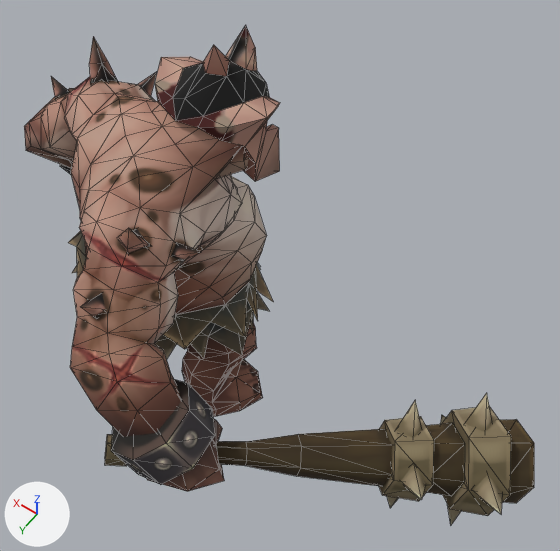
What one commit did to the OBJ model Resource/Boss02/Animation/Attack02/Attack02 (34).obj.
The view is the same before and after, from a 50 mm camera at (-246.0, 218.0, 483.0) aimed at (-88.0, -2.0, 137.0). Lighting does not change. The marker at lower left points along +X, +Y and +Z. Mesh edges are drawn as thin lines. Where no turn or scale is listed for an object, it has been applied to the vertices.

In view in the first picture: 'Cyclops01_W', 'Cyclops03'.
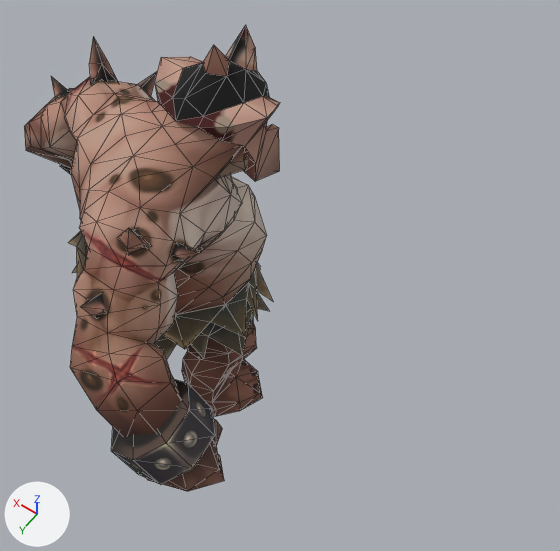
Edits to the bpy script that builds the scene:
```text
Remove ob_cyclops01_w:
    ob_cyclops01_w = bpy.data.objects.new('Cyclops01_W', me_cyclops01_w)
    ob_cyclops01_w.location = (0.0, 0.0, 0.0)
```

Changed parts and their boxes [x1, y1, x2, y2] in the pictures (560 x 551 px):
'Cyclops01_W', deleted (brown)
    before: [105, 393, 534, 525]
